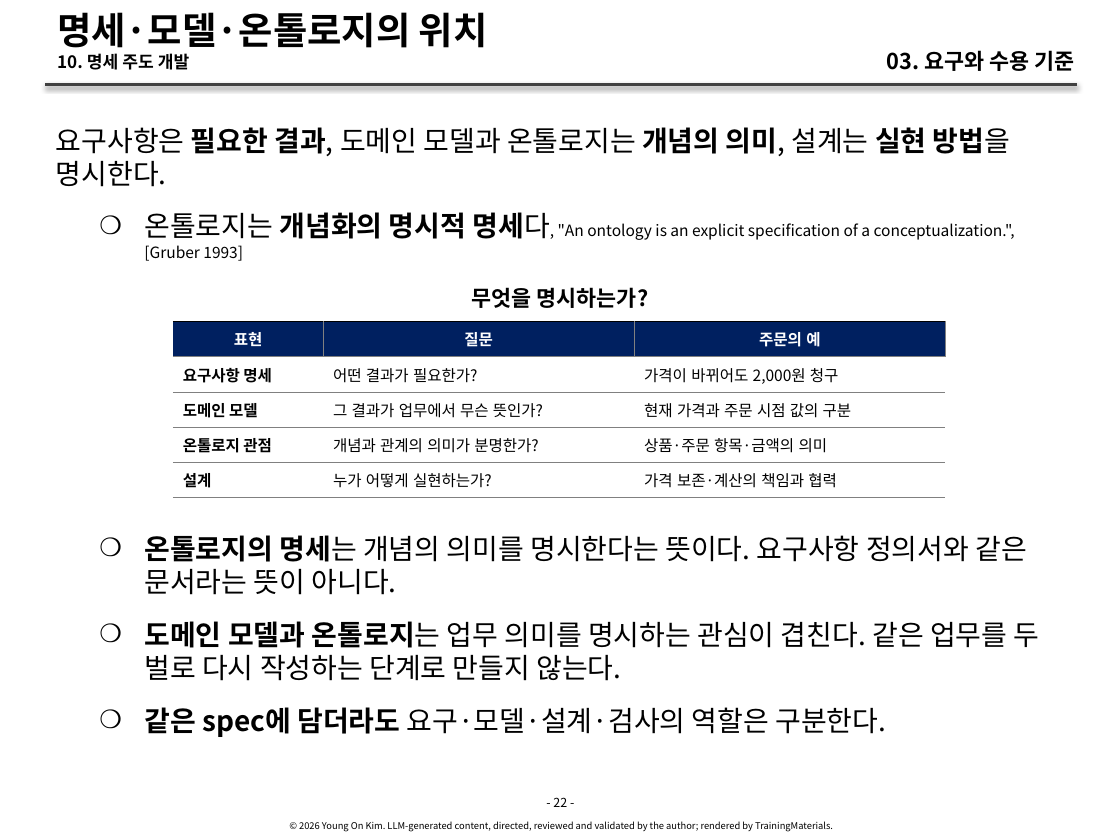
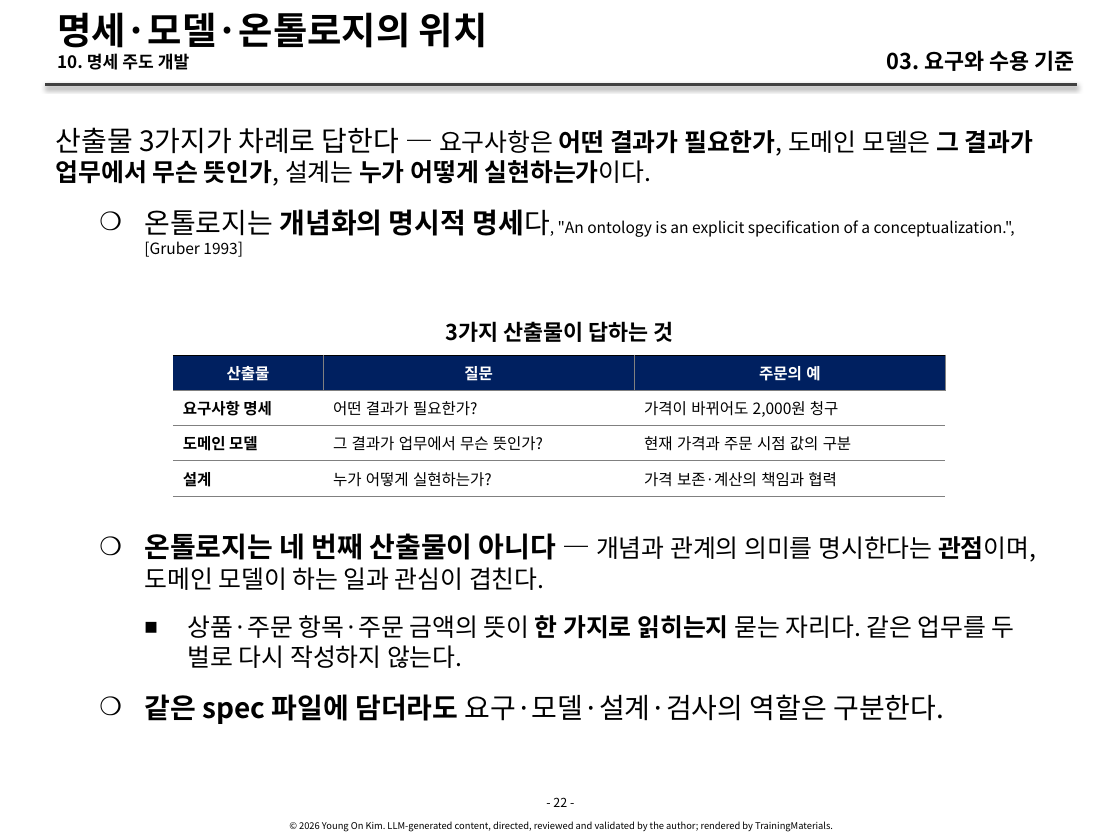
Before and after one commit to YoungSan77/TrainingMaterials, a slide deck: slide 22 of courses/ai-native/sessions/s03.pptx. Drawn at 1120x840 pixels with LibreOffice and Linux fonts; fonts in the diff are those of the drawing. Boxes give left, top, right and bottom in pixels: in the first picture for what was removed or moved away, otherwise in the second. Text is boxed around its words. In the diff, an @@ line names an element or a change of style, - is before the commit and + after.

```diff
--- a/courses/ai-native/sessions/s03.pptx
+++ b/courses/ai-native/sessions/s03.pptx
@@ text at [56, 127, 1034, 186]: text changed; size 18 to 16 pt @@
-요구사항은 필요한 결과, 도메인 모델과 온톨로지는 개념의 의미, 설계는 실현 방법을 명시한다.
+산출물 3가지가 차례로 답한다 — 요구사항은 어떤 결과가 필요한가, 도메인 모델은 그 결과가 업무에서 무슨 뜻인가, 설계는 누가 어떻게 실현하는가이다.
@@ text at [446, 321, 674, 342]: text changed @@
-무엇을 명시하는가?
+3가지 산출물이 답하는 것
@@ table at [172, 355, 945, 496] @@
-row 1, column 1: 표현
+row 1, column 1: 산출물
-row 4: 온톨로지 관점 | 개념과 관계의 의미가 분명한가? | 상품·주문 항목·금액의 의미
@@ table: place and size @@
-table at [172, 321, 945, 796]
+table at [172, 355, 945, 496]
@@ text at [144, 533, 1036, 724]: text changed; size 18 to 16 pt @@
-    ❍ 온톨로지의 명세는 개념의 의미를 명시한다는 뜻이다. 요구사항 정의서와 같은 문서라는 뜻이 아니다.
-    ❍ 도메인 모델과 온톨로지는 업무 의미를 명시하는 관심이 겹친다. 같은 업무를 두 벌로 다시 작성하는 단계로 만들지 않는다.
-    ❍ 같은 spec에 담더라도 요구·모델·설계·검사의 역할은 구분한다.
+    ❍ 온톨로지는 네 번째 산출물이 아니다 — 개념과 관계의 의미를 명시한다는 관점이며, 도메인 모델이 하는 일과 관심이 겹친다.
+      ■ 상품·주문 항목·주문 금액의 뜻이 한 가지로 읽히는지 묻는 자리다. 같은 업무를 두 벌로 다시 작성하지 않는다.
+    ❍ 같은 spec 파일에 담더라도 요구·모델·설계·검사의 역할은 구분한다.
```
Also in this commit, not shown: 30 other slides changed, 5 slides added, 29 other files.
